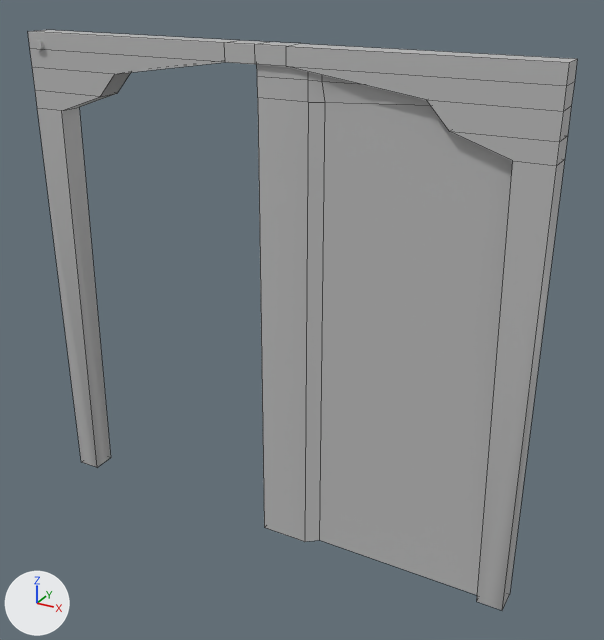
The FBX model Models/Plating/Exports/Plating_Door.fbx: old version first, new version second.
Camera for both pictures: a 50 mm lens placed at (3.94, -6.46, 5.71), pointed at (0.32, 0.13, 2.42). Lighting does not change. The marker at lower left points along +X, +Y and +Z. Mesh edges are drawn as thin lines on the coarser meshes. Where no turn or scale is listed for an object, it has been applied to the vertices.

Objects in the first picture: 'Door', 'Doorframe'.
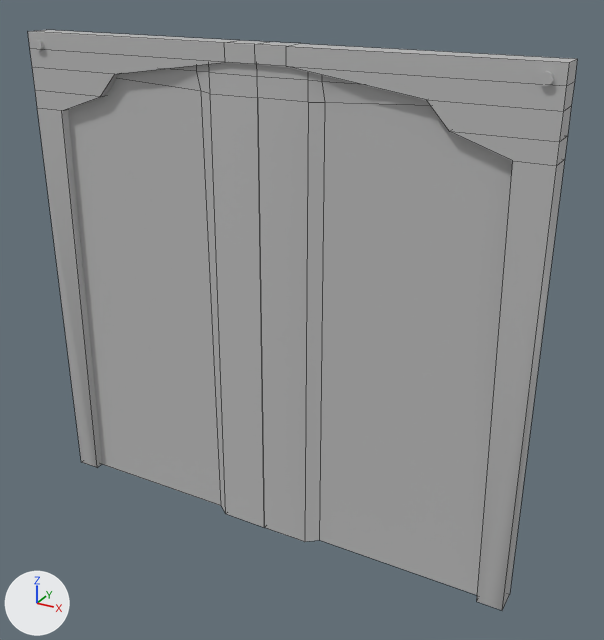
What differs and where, as boxes (x1, y1, x2, y2) in the pictures (604 x 640 px):
```json
{"object": "Door1", "change": "added", "after": [68, 62, 264, 527]}
```

Scene script edits in JSON lines:
```json
{"op": "add", "block": "mat_blinn1", "code": ["mat_blinn1 = principled_material('blinn1')", "mat_blinn1.base_color = (0.5, 0.5, 0.5)  # grey #bcbcbc", "mat_blinn1.roughness = 0.749"]}
{"op": "add", "block": "me_mesh_004", "code": ["me_mesh_004 = bpy.data.meshes.new('Mesh.004')", "me_mesh_004.from_pydata(...)  # 32 vertices, 30 faces; spans x -1.25..1.25, y -0.14..0.14, z -2.45..2.41", "me_mesh_004.materials.append(mat_blinn1)  # grey #bcbcbc"]}
{"op": "add", "block": "ob_door1", "code": ["ob_door1 = bpy.data.objects.new('Door1', me_mesh_004)", "ob_door1.location = (-1.25, 0.0, 2.45)"]}
```
